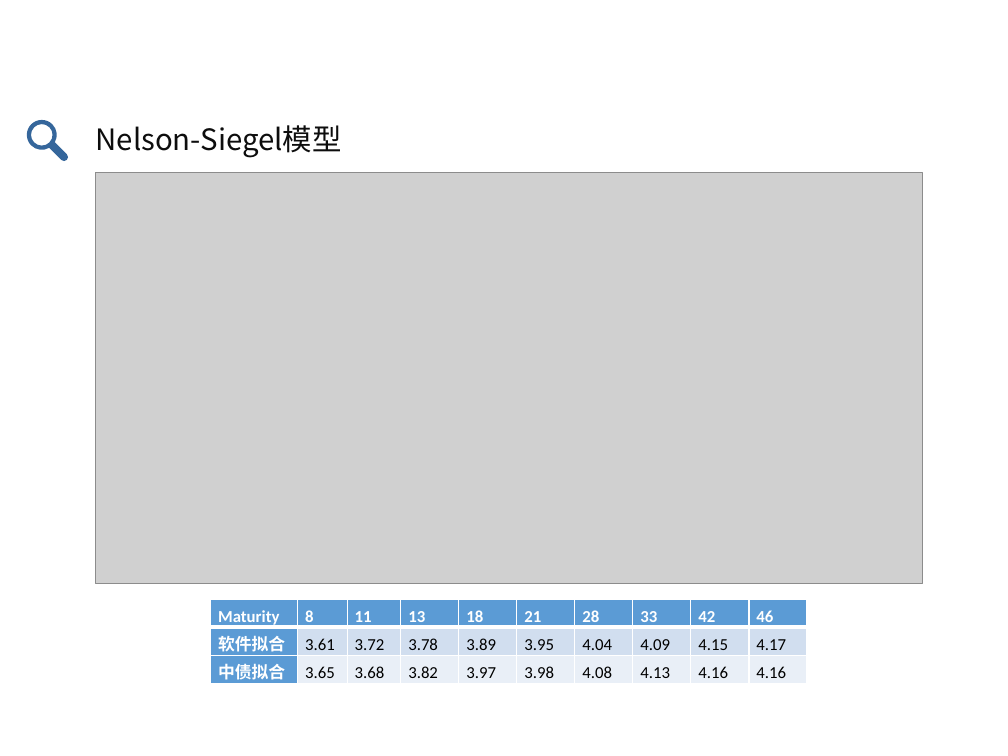
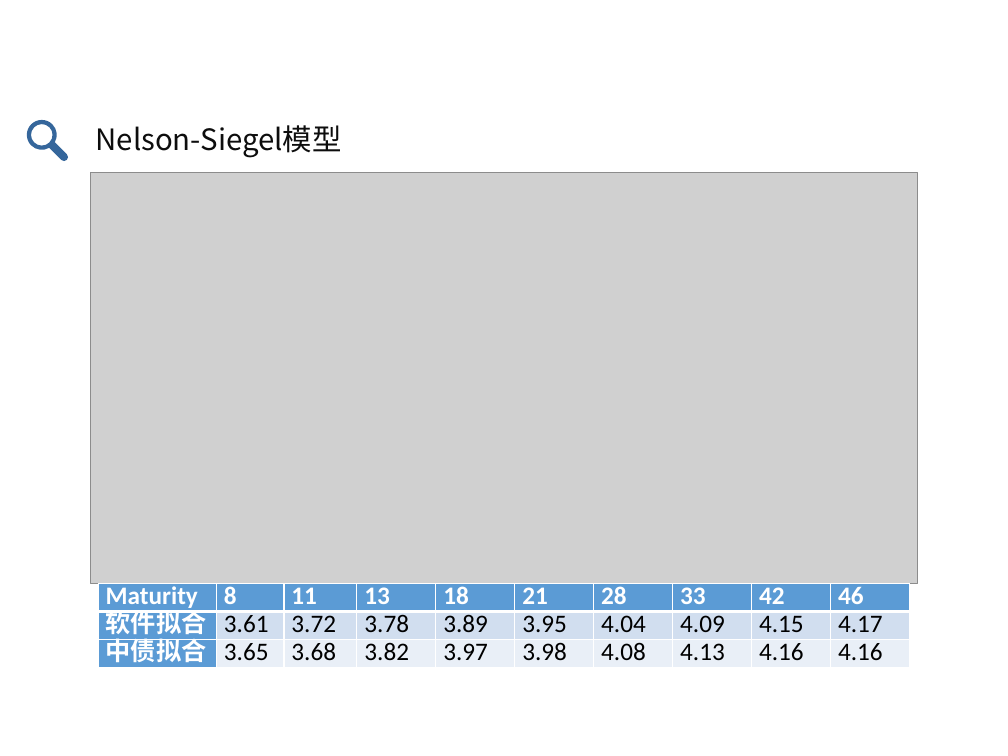
Before and after one commit to zhongdeming428/graduation-design, a slide deck: slide 21 of 阶段性报告/毕设答辩.pptx. Drawn at 1008x756 pixels with LibreOffice and Linux fonts; fonts in the diff are those of the drawing; grey boxes stand for pictures. Boxes give left, top, right and bottom in pixels: in the first picture for what was removed or moved away, otherwise in the second. Text is boxed around its words. In the diff, an @@ line names an element or a change of style, - is before the commit and + after.

```diff
--- a/阶段性报告/毕设答辩.pptx
+++ b/阶段性报告/毕设答辩.pptx
@@ picture: place and size @@
-picture at [96,172,922,584]
+picture at [91,172,917,584]
@@ table at [98,584,906,667] @@
@@ size 12 to 18 pt @@
@@ table: place and size @@
-table at [211,600,809,684]
+table at [98,584,906,667]
```
Also in this commit, not shown: 17 other slides changed, 3 slides added, 4 slides removed.
